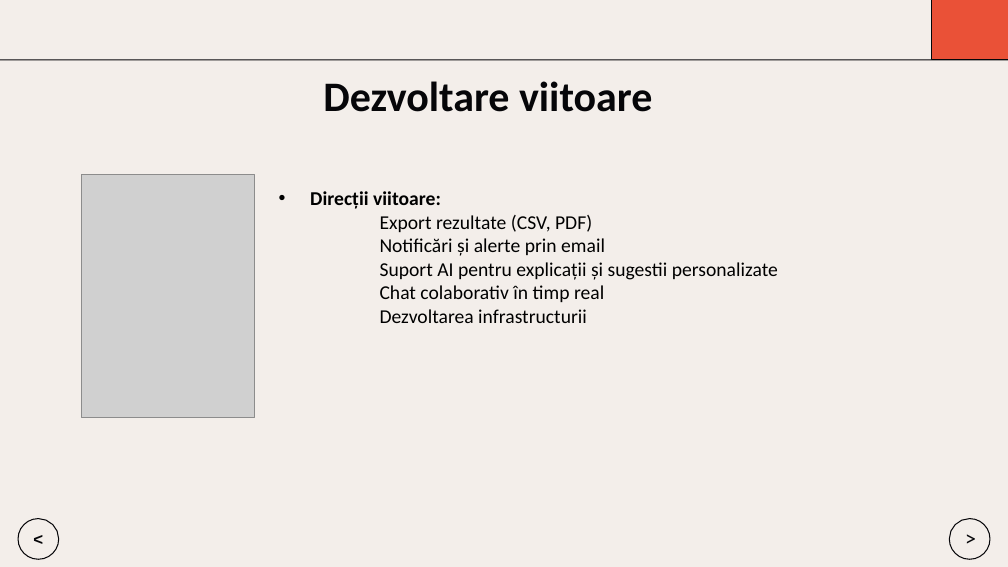
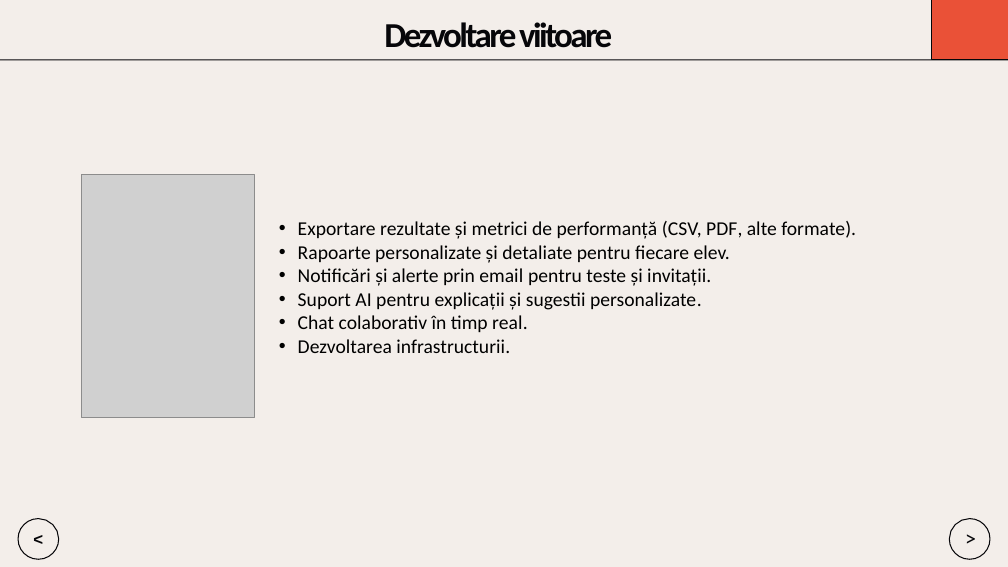
Before and after one commit to Dragomir1401/VisioScience-3D, a slide deck: slide 16 of Roadmap/scss/Prezentare_Final_Dragomir_Andrei.pptx (slide 15 before the commit). Drawn at 1008x567 pixels with LibreOffice and Linux fonts; fonts in the diff are those of the drawing; grey boxes stand for pictures. Boxes give left, top, right and bottom in pixels: in the first picture for what was removed or moved away, otherwise in the second. Text is boxed around its words. In the diff, an @@ line names an element or a change of style, - is before the commit and + after.

```diff
--- a/Roadmap/scss/Prezentare_Final_Dragomir_Andrei.pptx
+++ b/Roadmap/scss/Prezentare_Final_Dragomir_Andrei.pptx
@@ text "Dezvoltare viitoare": place and size @@
-text "Dezvoltare viitoare" at bbox=[323, 81, 652, 112]
+text "Dezvoltare viitoare" at bbox=[384, 22, 612, 48]
@@ text "Dezvoltare viitoare" at bbox=[384, 22, 612, 48]: size 30 to 25 pt, letter spacing 0 to -1.9 pt; alignment centre to left @@
@@ text at bbox=[298, 221, 856, 353]: text changed @@
-• Direcții viitoare:
-Export rezultate (CSV, PDF)
-Notificări și alerte prin email
-Suport AI pentru explicații și sugestii personalizate
-Chat colaborativ în timp real
-Dezvoltarea infrastructurii
+• Exportare rezultate și metrici de performanță (CSV, PDF, alte formate).
+• Rapoarte personalizate și detaliate pentru fiecare elev.
+• Notificări și alerte prin email pentru teste și invitații.
+• Suport AI pentru explicații și sugestii personalizate.
+• Chat colaborativ în timp real.
+• Dezvoltarea infrastructurii.
```
Also in this commit, not shown: 10 other slides changed, 5 slides added, 4 slides removed, 4 other files.
